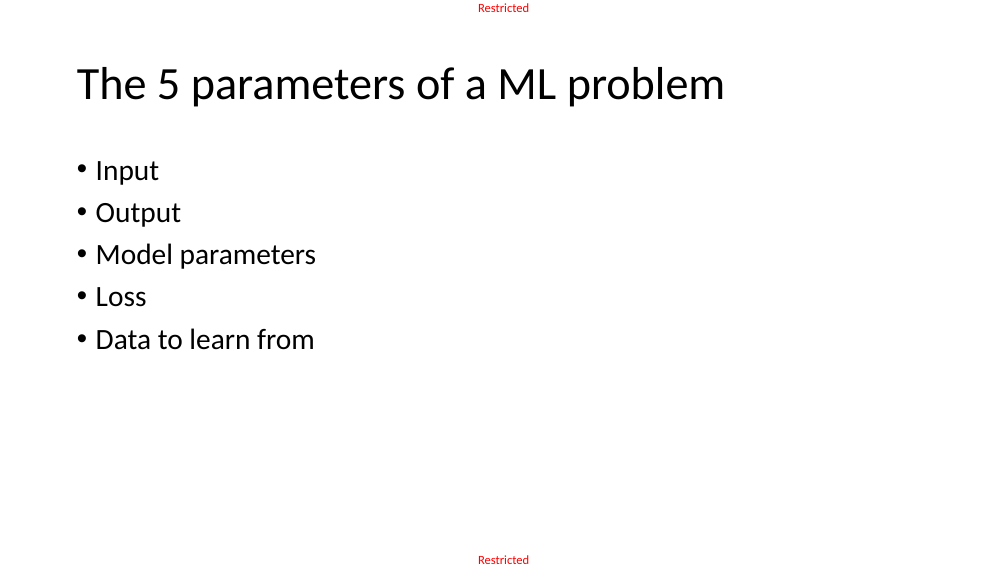
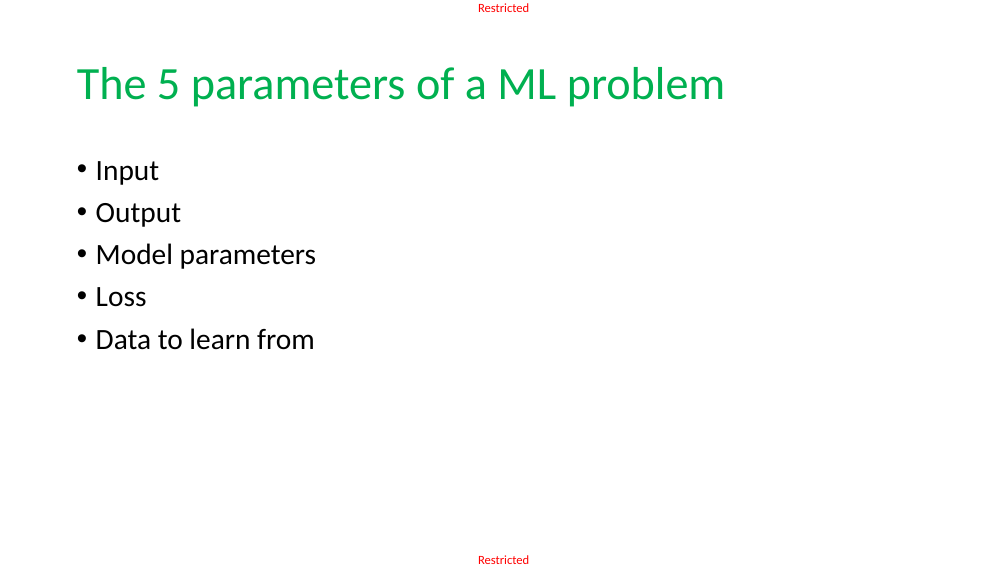
Before and after one commit to matthieudemari/SUTD_DL_50_039, a slide deck: slide 10 of Org.pptx. Drawn at 1008x567 pixels with LibreOffice and Linux fonts; fonts in the diff are those of the drawing. Boxes give left, top, right and bottom in pixels: in the first picture for what was removed or moved away, otherwise in the second. Text is boxed around its words. In the diff, an @@ line names an element or a change of style, - is before the commit and + after.

```diff
--- a/Org.pptx
+++ b/Org.pptx
@@ title "The 5 parameters of a ..." at bbox=[77, 67, 726, 107]: text colour #000000 to #00B050 @@
```
Also in this commit, not shown: 5 other slides changed, 5 other files.
